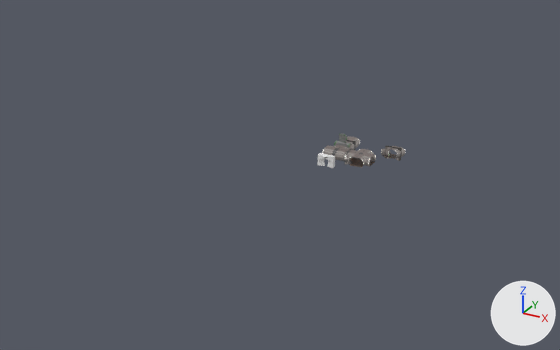
Two versions of the Blender file rubens-psx-engine/Content/corridor_single.blend, one commit apart.
The view is the same before and after, from a 50 mm lens placed at (77.8, -215.1, 93.6), pointed at (-18.1, -40.7, 6.4). The lights are fixed; the arrows at lower right show +X, +Y and +Z.

Before the edit, the objects in view are built like this:
```python
ob_corridor_door_frame = bpy.data.objects.new('corridor_door_frame', me_plane_007)
ob_corridor_door_frame.location = (-16.0, -3.0, 0.0)
ob_corridor_door_frame_001 = bpy.data.objects.new('corridor_door_frame.001', me_plane_006)
ob_corridor_door_frame_001.location = (-16.0, -15.0, 0.0)
ob_corridor_wall = bpy.data.objects.new('corridor_wall', me_plane_002)
ob_corridor_wall.location = (-16.0, 1.0, 0.0)
ob_corridor_wall_slope = bpy.data.objects.new('corridor_wall_slope', me_plane_003)
ob_corridor_wall_slope.location = (0.0, 0.0, 0.0)
ob_corridor_wall_x = bpy.data.objects.new('corridor_wall_x', me_plane_026)
ob_corridor_wall_x.location = (-8.0, -7.0, 0.0)
ob_corridor_wall_x.rotation_euler = (0.0, 0.0, 1.571)  # degrees (0, 0, 90)
```
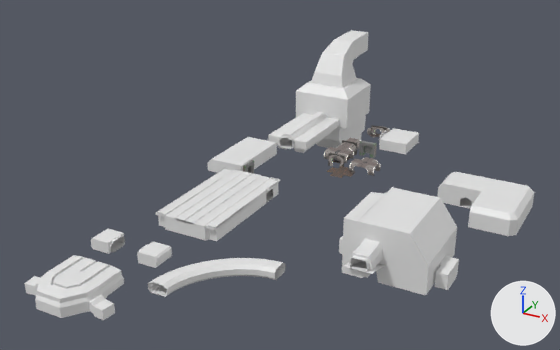
Where the newer file only moved an object's origin or applied its transform, the numbers keep the older frame.

Where the change shows, as pixel boxes (x1, y1, x2, y2) in the pictures (560 x 350 px):
'Botanical\\', added: after (339, 187, 459, 295)
'Creq_quarters', added: after (156, 167, 280, 241)
'Plane.026', added: after (296, 30, 371, 148)
'bridge', added: after (24, 255, 124, 320)
'Plane.024', added: after (437, 172, 534, 236)
'BézierCurve.001', added: after (148, 258, 285, 297)
'Plane.041', added: after (268, 112, 339, 153)
'medical', added: after (207, 137, 277, 173)
'bridge.001', added: after (91, 228, 172, 268)
'Bathroom?', added: after (379, 128, 420, 154)
'corridor_wall_x', moved: before (345, 149, 376, 167); after (349, 157, 381, 176)
'corridor_floor_x', reshaped: before (350, 158, 375, 167); after (327, 166, 353, 178)
'corridor_door_frame.001', reshaped, moved, turned: before (317, 153, 335, 168); after (243, 160, 254, 173)
'corridor_door_frame', moved: before (334, 141, 351, 149); after (359, 140, 377, 158)
'corridor_wall_slope', moved: before (381, 146, 405, 158); after (367, 126, 390, 135)
'corridor_wall', moved: before (346, 136, 360, 150); after (339, 138, 360, 152)
'corridor_seg.002', moved: before (344, 148, 353, 165); after (328, 153, 345, 167)
'corridor_segment', moved: before (385, 146, 402, 161); after (371, 125, 387, 138)
'corridor_floor_slope', moved: before (383, 154, 397, 159); after (370, 133, 381, 137)
'corridor_seg.001', moved: before (347, 140, 356, 150); after (342, 140, 357, 155)

The change, as a list of edits to the scene's bpy script:
```text
Change ob_corridor_wall:
    ob_corridor_wall.location: (-16.0, 1.0, 0.0) -> (-15.0, 0.0, 0.0)
Change ob_corridor_door_frame:
    ob_corridor_door_frame.location: (-16.0, -3.0, 0.0) -> (-9.0, 1.0, 0.0)
Change ob_corridor_wall_x:
    ob_corridor_wall_x.location: (-8.0, -7.0, 0.0) -> (-4.0, -13.0, 0.0)
Change ob_corridor_wall_slope:
    ob_corridor_wall_slope.location: (0.0, 0.0, 0.0) -> (-11.0, 15.0, 0.0)
Change ob_corridor_door_frame_001:
    ob_corridor_door_frame_001: bpy.data.objects.new('corridor_door_frame.001', me_plane_006) -> bpy.data.objects.new('corridor_door_frame.001', me_plane_007)
    ob_corridor_door_frame_001.location: (-16.0, -15.0, 0.0) -> (-34.0, -32.0, 0.0)
    ob_corridor_door_frame_001.rotation_euler: (0.0, 0.0, 0.0) -> (0.0, 0.0, 1.571)  # degrees (0, 0, 0) -> degrees (0, 0, 90)
Add ob_botanical:
    ob_botanical = bpy.data.objects.new('Botanical\\', me_arborium_001)  # 275 vertices, 235 faces; spans x -12.3..17.5, y -26.0..12.0, z -6.4..10.1; in mat_levelstructure_014 (its picture is missing)
    ob_botanical.location = (19.0, -45.0, 0.0)
Add ob_medical:
    ob_medical = bpy.data.objects.new('medical', me_medical)  # 29 vertices, 23 faces; spans x -8.0..4.0, y -7.5..14.0, z 0.0..4.0; in mat_levelstructure_013 (its picture is missing)
    ob_medical.location = (-38.0, -28.0, 0.0)
Add ob_plane_024:
    ob_plane_024 = bpy.data.objects.new('Plane.024', me_lab)  # 55 vertices, 41 faces; spans x -12.0..12.0, y -11.0..11.0, z 0.0..5.8; in mat_levelstructure_012 (its picture is missing)
    ob_plane_024.location = (34.0, -23.0, 0.0)
Add ob_plane_026:
    ob_plane_026 = bpy.data.objects.new('Plane.026', me_reactorcore)  # 366 vertices, 336 faces, 2 loose edges; spans x -10.0..10.0, y -7.7..52.6, z -15.5..26.5; in mat_levelstructure_011 (its picture is missing)
    ob_plane_026.location = (-34.0, 0.0, 0.0)
Add ob_plane_041:
    ob_plane_041 = bpy.data.objects.new('Plane.041', me_reactorcore_003)  # 101 vertices, 84 faces; spans x -7.0..7.0, y -8.0..18.0, z -2.0..4.5; in mat_levelstructure_010 (its picture is missing)
    ob_plane_041.location = (-34.0, 0.0, 0.0)
Add ob_béziercurve_001:
    ob_béziercurve_001 = bpy.data.objects.new('BézierCurve.001', me_béziercurve_002)  # 117 vertices, 108 faces; spans x -22.6..0.0, y -20.0..2.6, z 0.0..2.9; in mat_levelstructure_009 (its picture is missing)
    ob_béziercurve_001.location = (3.0, -79.0, 0.0)
Add ob_creq_quarters:
    ob_creq_quarters = bpy.data.objects.new('Creq_quarters', me_quarters)  # 74 vertices, 48 faces; spans x -9.0..9.0, y -27.0..7.0, z 0.0..4.2; in mat_levelstructure_008 (its picture is missing)
    ob_creq_quarters.location = (-28.0, -46.0, 0.0)
Add ob_bridge_001:
    ob_bridge_001 = bpy.data.objects.new('bridge.001', me_plane_015)  # 80 vertices, 64 faces; spans x -10.0..10.0, y 10.0..16.0, z 0.0..3.0; in mat_levelstructure_007 (its picture is missing)
    ob_bridge_001.location = (-34.0, -100.0, 0.0)
Add ob_bridge:
    ob_bridge = bpy.data.objects.new('bridge', me_plane_014)  # 204 vertices, 196 faces; spans x -11.7..11.7, y -7.1..9.0, z -1.7..3.8; in mat_levelstructure_006 (its picture is missing)
    ob_bridge.location = (-34.0, -108.0, 0.0)
Add ob_bathroom:
    ob_bathroom = bpy.data.objects.new('Bathroom?', me_bathroom)  # 75 vertices, 59 faces; spans x -8.5..2.55, y 5.93..18.0, z -0.47..3.47; in mat_levelstructure (its picture is missing)
    ob_bathroom.location = (0.0, 0.0, 0.0)
```
